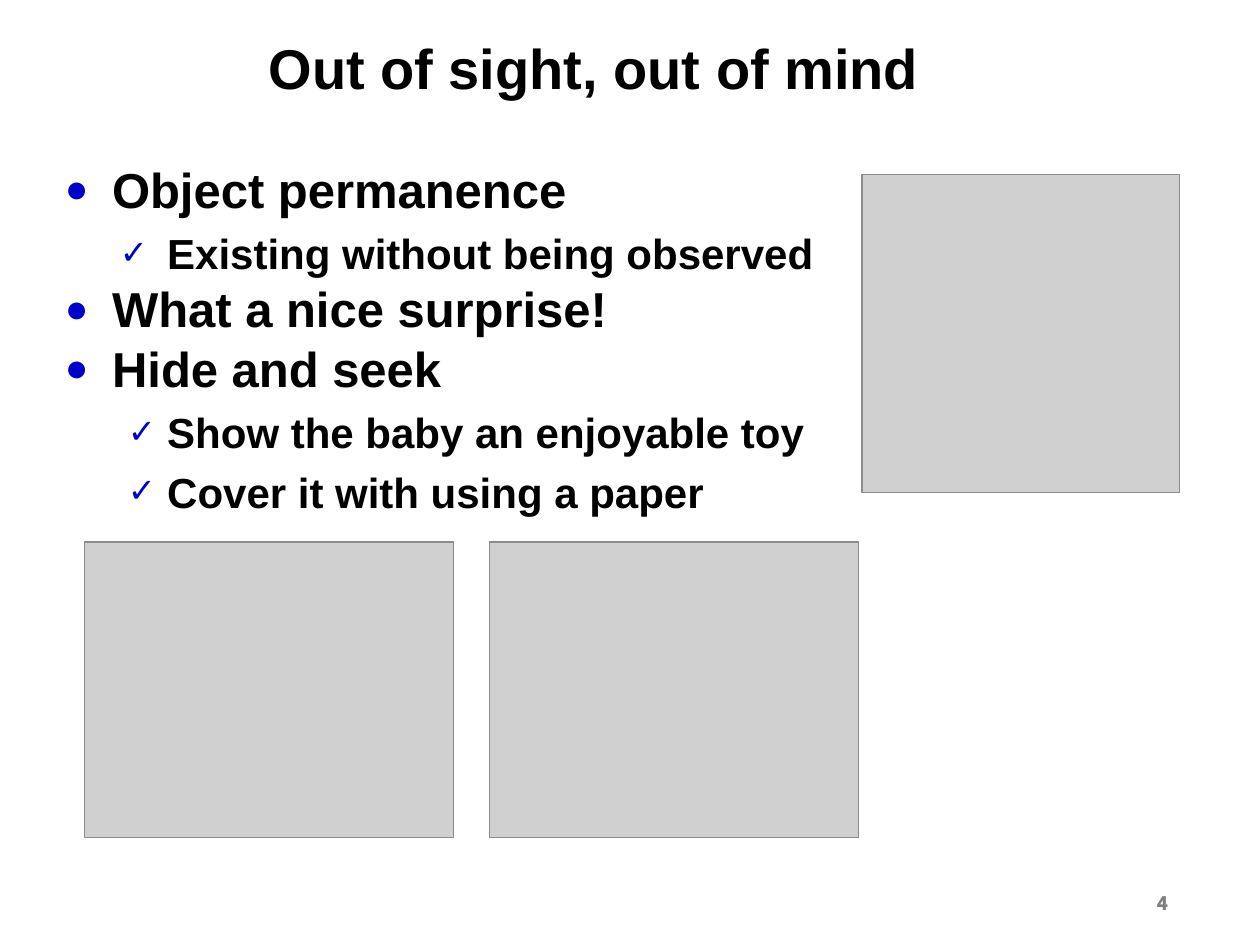
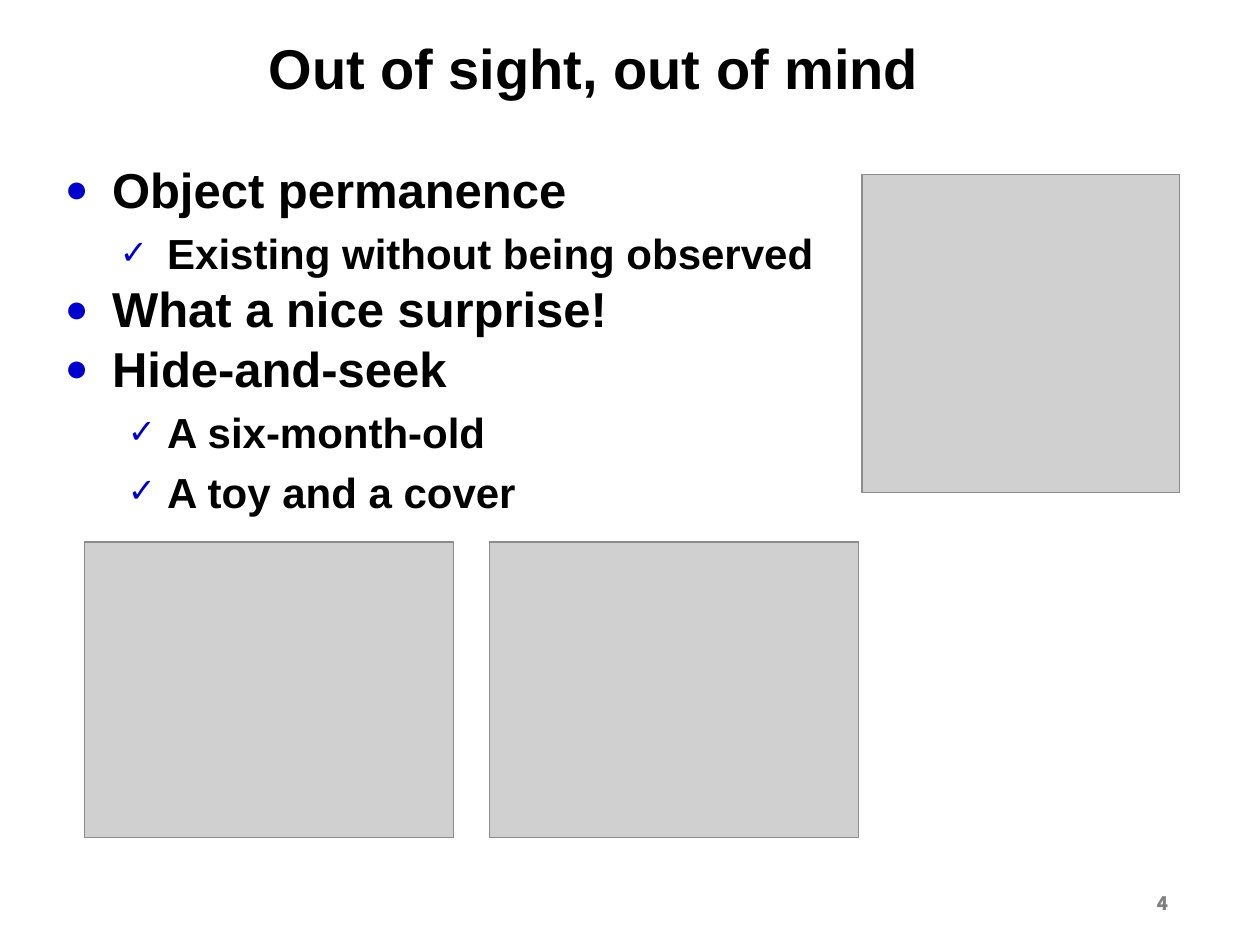
Before and after one commit to markalos/mischellous, a slide deck: slide 4 of cognitive theory.ppt. Drawn at 1260x945 pixels with LibreOffice and Linux fonts; fonts in the diff are those of the drawing; grey boxes stand for pictures; background and template pictures are left out. Boxes give left, top, right and bottom in pixels: in the first picture for what was removed or moved away, otherwise in the second. Text is boxed around its words. In the diff, an @@ line names an element or a change of style, - is before the commit and + after.

```diff
--- a/cognitive theory.ppt
+++ b/cognitive theory.ppt
@@ text at (x1=112, y1=351, x2=516, y2=516): text changed @@
-● Hide and seek
-  ✓ Show the baby an enjoyable toy
-  ✓ Cover it with using a paper
+● Hide-and-seek
+  ✓ A six-month-old
+  ✓ A toy and a cover
```
Also in this commit, not shown: 1 other slide changed, 1 slide added.
